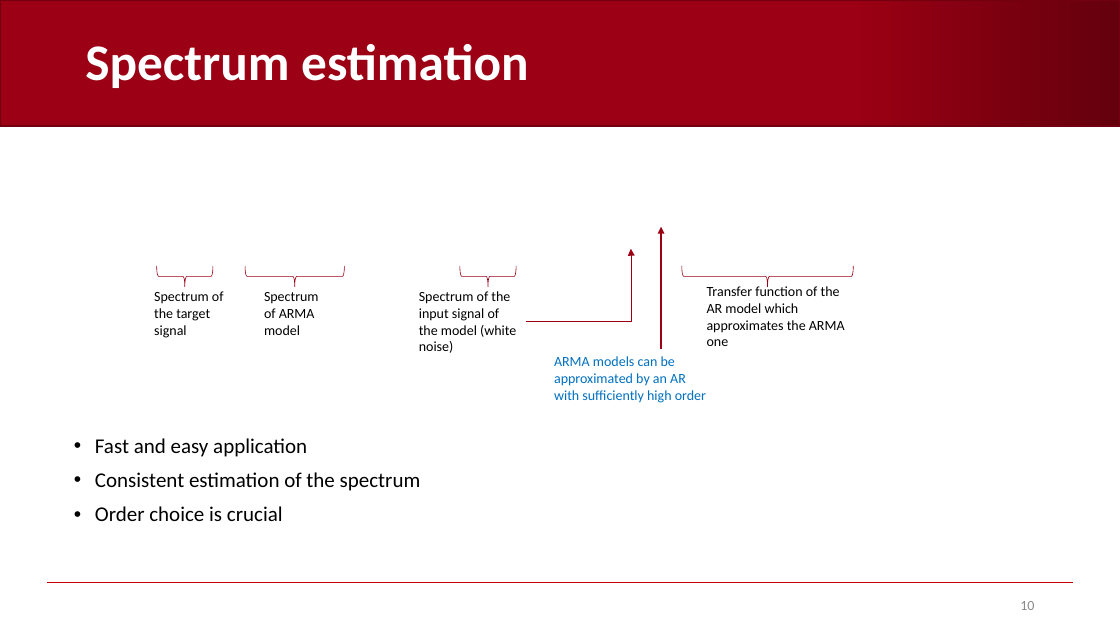
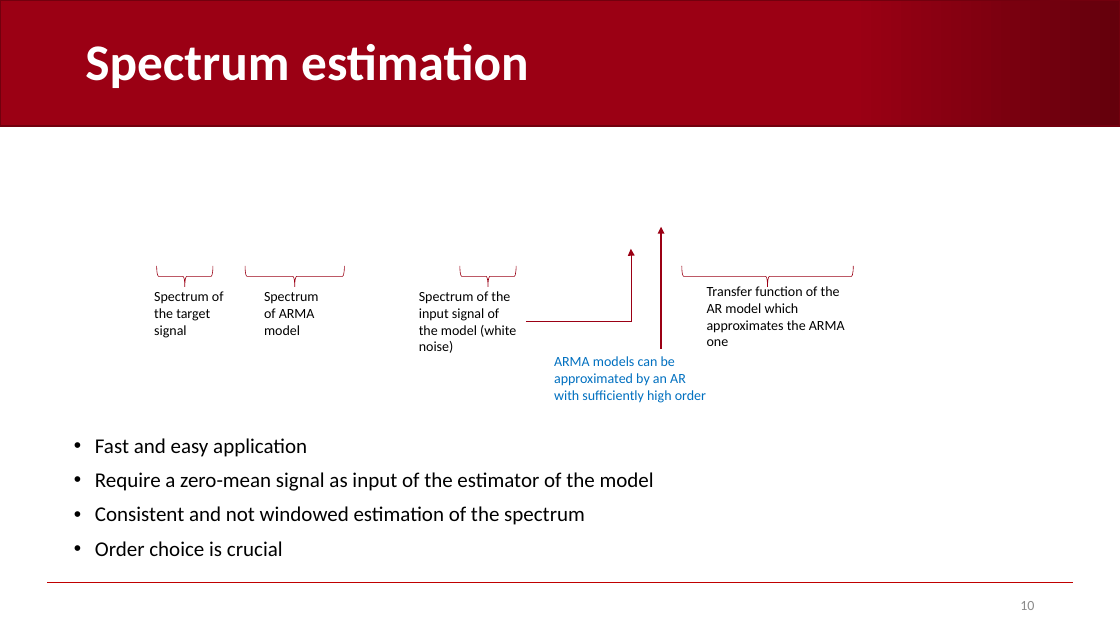
Before and after one commit to AndreaCorrado00/Tesi_magistrale_Corrado_Andrea, a slide deck: slide 10 of Documentation/3. in-depth spectrum analysis.pptx. Drawn at 1120x630 pixels with LibreOffice and Linux fonts; fonts in the diff are those of the drawing; grey boxes stand for pictures; background and template pictures are left out. Boxes give left, top, right and bottom in pixels: in the first picture for what was removed or moved away, otherwise in the second. Text is boxed around its words. In the diff, an @@ line names an element or a change of style, - is before the commit and + after.

```diff
--- a/Documentation/3. in-depth spectrum analysis.pptx
+++ b/Documentation/3. in-depth spectrum analysis.pptx
@@ text at <box>95,472,654,525</box>: text changed @@
-• Consistent estimation of the spectrum
+• Require a zero-mean signal as input of the estimator of the model
+• Consistent and not windowed estimation of the spectrum
```
Also in this commit, not shown: 5 other slides changed, 10 other files.
